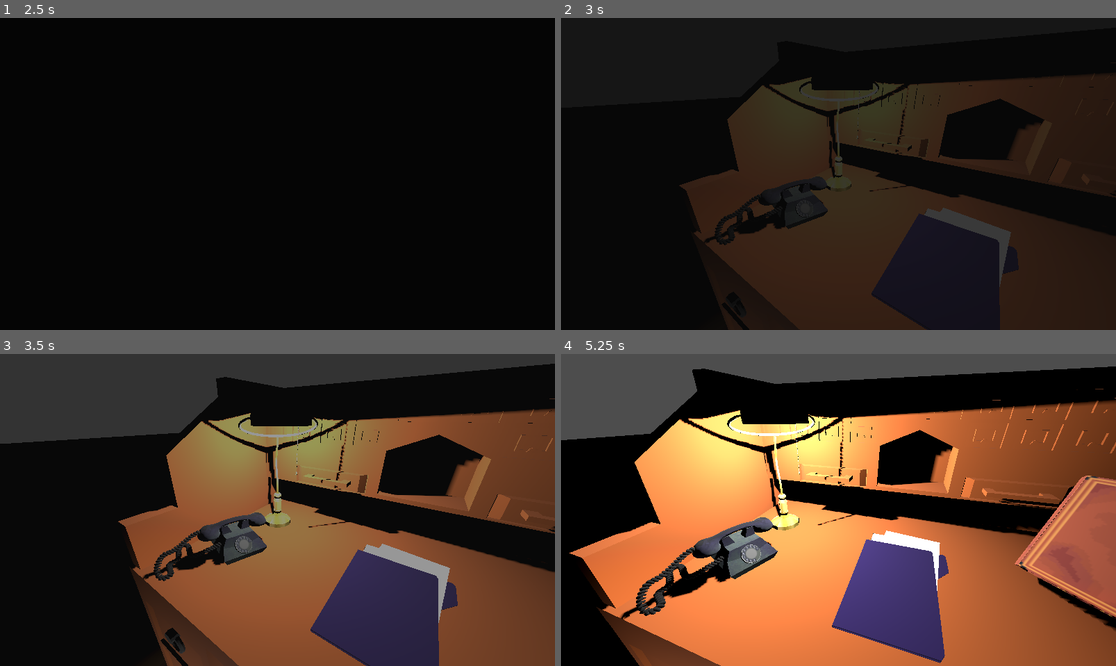
Above: before the commit, frames 1-4 (two rows, left to right).
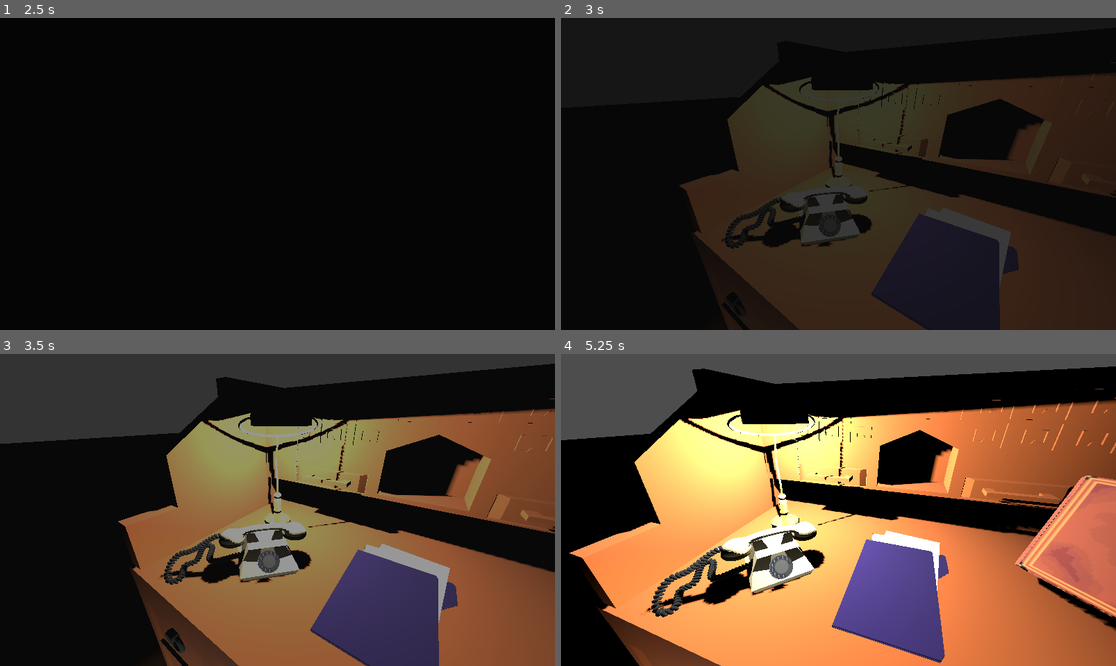
Above: after the commit, the same moments.

Repository: AqueleTaldoGabo/FelpoJam-Semtideiz
Game: Godot game, scene res://Source/main.tscn
Two runs of this game, one before a commit and one after it. Both use one fixed random seed, a clock stepped at 60 frames per second and the inputs below.
Inputs (mouse positions are in pixels of both pictures, inside the frame that each line leads up to):
- Up to frame 1 (2.5 s): click (199, 158) at 0.5 s; click (199, 158) at 1.25 s; move the mouse to (399, 158) at 2.02 s; hold D (anda_direita) from 2.03 s (still down); click (399, 158) at 2.17 s
- Up to frame 2 (3 s): tap Enter at 2.75 s; move the mouse to (810, 174) at 2.77 s; release D (anda_direita) at 2.78 s; hold W (anda_frente) from 2.78 s (still down)
- Up to frame 3 (3.5 s): keep holding W (anda_frente)
- Up to frame 4 (5.25 s): keep holding W (anda_frente); move the mouse to (849, 503) at 3.52 s; move the mouse to (832, 516) at 4.27 s; click (832, 516) at 4.42 s; tap Space at 5 s; move the mouse to (877, 513) at 5.02 s

Frame 1 is identical in both runs. In frame 2, 3.2% of the frame differs, in the area x 25-90%, y 28-74%; in frame 3, 15%; in frame 4, 62%, in the area x 1-100%, y 11-100%.

Commit message:
projeto de janela
falta a janela

Diff:
--- a/Source/Levels/Cena1.tscn
+++ b/Source/Levels/Cena1.tscn
@@ -3,17 +3,17 @@
 [ext_resource type="Script" uid="uid://cxn41at0x3823" path="res://Source/Levels/cena_1.gd" id="1_ovw4t"]
 [ext_resource type="PackedScene" uid="uid://bcnocjplm0u6g" path="res://Source/Assets/Modelos/Lamparina modelofinal.fbx" id="2_2vfmm"]
 [ext_resource type="Texture2D" uid="uid://bw7f8cobp7k6l" path="res://Source/Assets/Sprites/Chao_teste_quase_interrogacao2.png" id="2_xmjli"]
-[ext_resource type="PackedScene" uid="uid://bpxubxgn7qxa8" path="res://Source/Assets/Modelos/Mesafoda.fbx" id="3_22hde"]
 [ext_resource type="PackedScene" uid="uid://vqcc34o860lb" path="res://Source/Assets/Modelos/Mesafodaepequenacomcor.fbx" id="3_jggnw"]
 [ext_resource type="PackedScene" uid="uid://b1by761bfrmhj" path="res://Source/Assets/Modelos/portateste3333333.fbx" id="4_58l74"]
-[ext_resource type="PackedScene" uid="uid://dmib2t2kx0yei" path="res://Source/Assets/Modelos/Mesafodaepequena.fbx" id="4_alros"]
-[ext_resource type="PackedScene" uid="uid://ckobujgp1syqm" path="res://Source/Assets/Modelos/Telefonemerda.fbx" id="5_l6wx8"]
 [ext_resource type="PackedScene" uid="uid://ddffhr2ov0m3d" path="res://Source/Assets/Modelos/GarrafaFodacomtextura.fbx" id="7_u2bv0"]
 [ext_resource type="Shader" uid="uid://bcfuj16arhi4e" path="res://Source/Global/dithering.gdshader" id="8_0v2f1"]
 [ext_resource type="Script" uid="uid://clr15poiu5ixs" path="res://Source/Levels/character_body_3d.gd" id="8_2vfmm"]
 [ext_resource type="PackedScene" uid="uid://n6bmmh055upq" path="res://Source/Assets/Modelos/livrofudidocomtextura.fbx" id="9_u2bv0"]
+[ext_resource type="PackedScene" uid="uid://bmi3vxurx387l" path="res://Source/Assets/Modelos/Telefonecommalcotexturesfbx.fbx" id="10_l6wx8"]
 [ext_resource type="PackedScene" uid="uid://dpnj4c5kr3pxq" path="res://Source/Assets/Modelos/Pasta.fbx" id="10_w4s5p"]
+[ext_resource type="Texture2D" uid="uid://cvkb8qkmuqjx5" path="res://Source/Assets/Sprites/Sun.png" id="13_l6wx8"]
 [ext_resource type="PackedScene" uid="uid://dg651rlufkkpu" path="res://Source/Assets/Modelos/Livro malco2.fbx" id="13_m1wbi"]
+[ext_resource type="Texture2D" uid="uid://dolfnli2vtgsa" path="res://Source/Assets/Sprites/Predios.png" id="14_l6wx8"]
 
 [sub_resource type="BoxShape3D" id="BoxShape3D_ovw4t"]
 size = Vector3(60, 2, 60)
@@ -37,7 +37,7 @@
 shader_parameter/normal_edge_bias = Vector3(1, 1, 1)
 shader_parameter/light_direction = Vector3(-0.96, -0.18, 0.2)
 shader_parameter/dither_repeat = 2.0
-shader_parameter/dither_strength = 0.9
+shader_parameter/dither_strength = 0.8
 shader_parameter/min_dither_brightness = 0.1
 shader_parameter/cor_a = Vector4(0.2, 0.1, 0, 1)
 shader_parameter/cor_b = Vector4(0.5, 0.5, 0.1, 1)
@@ -48,6 +48,12 @@
 flip_faces = true
 size = Vector2(2, 2)
 
+[sub_resource type="StandardMaterial3D" id="StandardMaterial3D_m1wbi"]
+albedo_texture = ExtResource("13_l6wx8")
+
+[sub_resource type="PlaneMesh" id="PlaneMesh_l6wx8"]
+material = SubResource("StandardMaterial3D_m1wbi")
+
 [node name="Cena1" type="Node" unique_id=1119634821]
 script = ExtResource("1_ovw4t")
 
@@ -56,7 +62,7 @@
 
 [node name="OmniLight3D" type="OmniLight3D" parent="Lamparina modelofinal" unique_id=1113550427]
 transform = Transform3D(3.3333333, 0, -3.5762787e-07, 0, 3.333333, 0, 3.5762787e-07, 0, 3.3333333, 5.1269054, 1.8721404, -0.08350468)
-light_energy = 2.934
+light_energy = 4.835
 light_size = 0.178
 shadow_enabled = true
 omni_range = 1.8532065
@@ -75,23 +81,17 @@
 [node name="portateste3333333" parent="." unique_id=1790261784 instance=ExtResource("4_58l74")]
 transform = Transform3D(-0.26999992, 0, 0.00013662875, 0, 0.27, 0, -0.00013662875, 0, -0.26999992, 0.9690323, 0.25272232, 4.3854246)
 
-[node name="Telefonemerda" parent="." unique_id=1096212302 instance=ExtResource("5_l6wx8")]
-transform = Transform3D(0.02542987, 0, 0.065217495, 0, 0.07, 0, -0.065217495, 0, 0.02542987, -4.495814, 1.1887608, 5.359864)
-
 [node name="Mesafodaepequenacomcor" parent="." unique_id=684872391 instance=ExtResource("3_jggnw")]
 transform = Transform3D(1, 0, 0, 0, 1, 0, 0, 0, 1, -4.6078033, 0.0036923885, 4.3838634)
-
-[node name="Mesafoda" parent="." unique_id=1537711096 instance=ExtResource("3_22hde")]
-transform = Transform3D(1, 0, 0, 0, 1, 0, 0, 0, 1, -8.609442, -0.23175573, 0)
-
-[node name="Mesafodaepequena" parent="." unique_id=1393830002 instance=ExtResource("4_alros")]
-transform = Transform3D(1, 0, 0, 0, 1, 0, 0, 0, 1, -3.930544, 0.013289988, -3.4860787)
 
 [node name="GarrafaFodacomtextura" parent="." unique_id=1532728239 instance=ExtResource("7_u2bv0")]
 transform = Transform3D(0.22613178, 0, -0.44594222, 0, 0.5, 0, 0.44594222, 0, 0.22613178, -4.2717547, 1.168, 3.6713896)
 
 [node name="livrofudidocomtextura" parent="." unique_id=581058762 instance=ExtResource("9_u2bv0")]
 transform = Transform3D(0.016449094, 0, -0.047216807, 0, 0.05, 0, 0.047216807, 0, 0.016449094, -4.3534203, 1.2152369, 6.173071)
+
+[node name="Telefonecommalcotexturesfbx" parent="." unique_id=534405150 instance=ExtResource("10_l6wx8")]
+transform = Transform3D(0.053530443, 0, 0.059451587, 0, 0.08, 0, -0.059451587, 0, 0.053530443, -4.62587, 1.1786046, 5.1598363)
 
 [node name="SpotLight3D" type="SpotLight3D" parent="." unique_id=198572222]
 transform = Transform3D(0.95281, 1.3269355e-08, -0.3035675, 0.3035675, -4.1648644e-08, 0.95281, 0, -1, -4.371139e-08, 0.76431274, 3.1603515, 4.3851957)
@@ -112,12 +112,30 @@
 script = ExtResource("8_2vfmm")
 
 [node name="Camera3D" type="Camera3D" parent="CharacterBody3D" unique_id=1329880028]
-transform = Transform3D(1, 0, 0, 0, 1, 0, 0, 0, 1, -0.028611183, 0, 4.2438507e-05)
+transform = Transform3D(1, -5.551115e-17, 0, 5.8207328e-11, 1, -4.3176712e-13, 0, 2.980189e-08, 1, -0.028611183, 0, 4.2438507e-05)
 
 [node name="PosProcessamento" type="MeshInstance3D" parent="CharacterBody3D/Camera3D" unique_id=312709546]
-transform = Transform3D(1, 0, 0, 0, 1, 0, 0, 0, 1, 0.23723257, 0.23640442, 0)
+transform = Transform3D(1, -3.2445158e-11, 0, 5.8207453e-11, 1, -2.5906027e-13, 0, 1.19209254e-07, 1, 0.24151182, 0.23194122, 0.0030276775)
 extra_cull_margin = 303.41
 mesh = SubResource("QuadMesh_u2bv0")
 
 [node name="Livro malco2" parent="." unique_id=1777705271 instance=ExtResource("13_m1wbi")]
 transform = Transform3D(-0.037324354, -0.027344778, 0.018951371, -0.0011315085, -0.027421383, -0.04179458, 0.033250734, -0.03162799, 0.019850895, -4.616606, 1.387685, 3.7090795)
+
+[node name="MeshInstance3D" type="MeshInstance3D" parent="." unique_id=1112958604]
+transform = Transform3D(1, 0, 0, 0, -4.371139e-08, -1, 0, 1, -4.371139e-08, -3.062861, 2.4073012, 0.843724)
+mesh = SubResource("PlaneMesh_l6wx8")
+
+[node name="Sprite3D" type="Sprite3D" parent="MeshInstance3D" unique_id=397683452]
+transform = Transform3D(1, 0, 0, 0, -4.371139e-08, 1, 0, -1, -4.371139e-08, 0.07616353, 0.2962314, 0.31154454)
+cast_shadow = 0
+gi_mode = 2
+alpha_cut = 3
+texture = ExtResource("14_l6wx8")
+
+[node name="SpotLight3D2" type="SpotLight3D" parent="." unique_id=1304021077]
+transform = Transform3D(1, 0, 0, 0, 1, 0, 0, 0, 1, -2.948413, 1.9756947, 4.2598405)
+spot_range = 6.274
+spot_attenuation = -0.69
+spot_angle = 26.5
+spot_angle_attenuation = 0.1806876
Binary file added: Source/Assets/Modelos/Telefonecommalcotexturesfbx.fbx
Not shown, added: Source/Assets/Modelos/Telefonecommalcotexturesfbx.fbx.import
Binary file added: Source/Assets/Modelos/Telefonecommalcotexturesfbx_0.png
Not shown, added: Source/Assets/Modelos/Telefonecommalcotexturesfbx_0.png.import
Binary file added: Source/Assets/Modelos/Telefonecommalcotexturesfbx_1.png
Not shown, added: Source/Assets/Modelos/Telefonecommalcotexturesfbx_1.png.import
Binary file added: Source/Assets/Sprites/Arvores.png
Not shown, added: Source/Assets/Sprites/Arvores.png.import
Binary file added: Source/Assets/Sprites/Predios.png
Not shown, added: Source/Assets/Sprites/Predios.png.import
Binary file added: Source/Assets/Sprites/Sun.png
Not shown, added: Source/Assets/Sprites/Sun.png.import
(and 10 more such lines)
